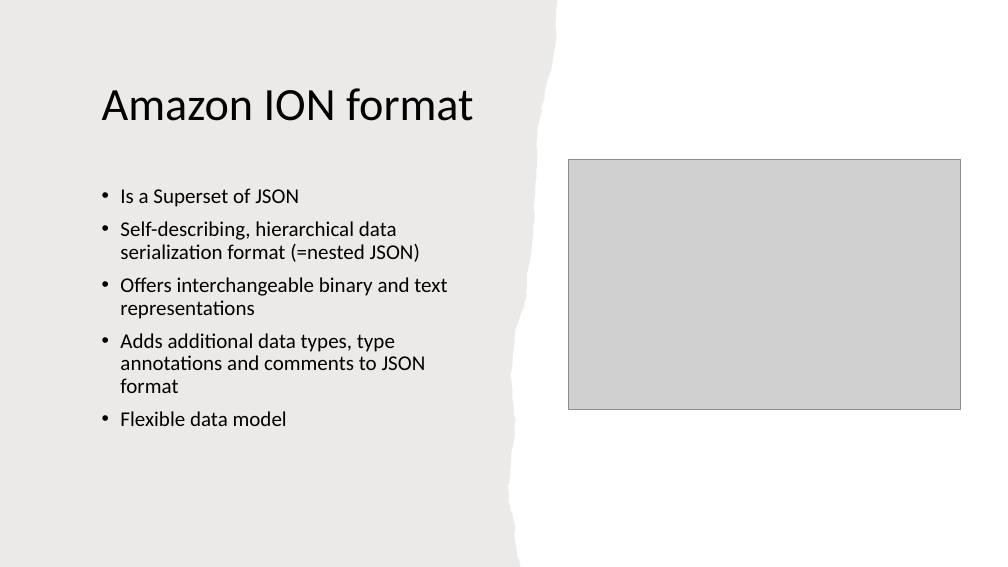
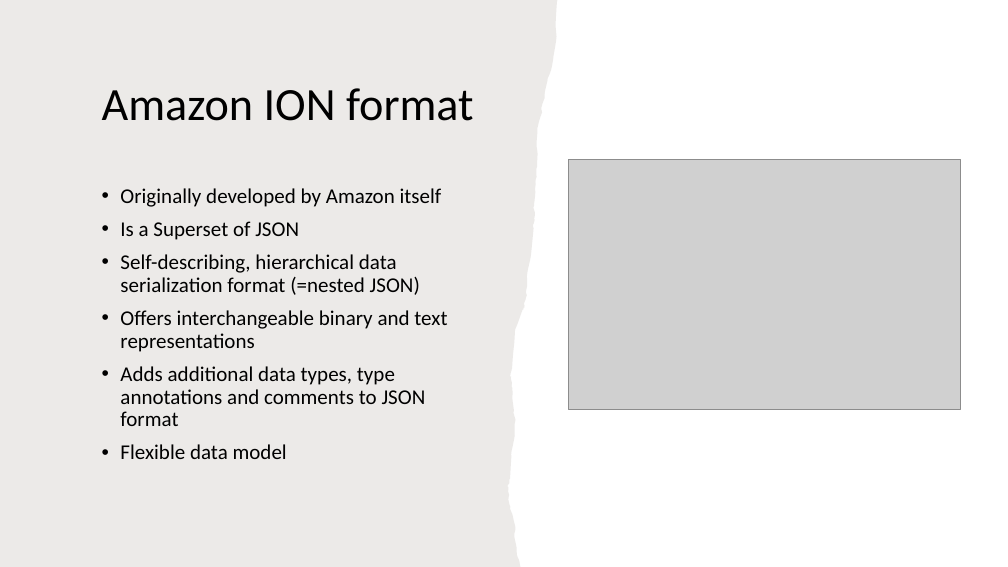
Before and after one commit to IlyaChakun/aws-iba-courses, a slide deck: slide 10 of lecture-materials/Databases/Amazon_QLDB/aws_qldb.pptx (slide 9 before the commit). Drawn at 1008x567 pixels with LibreOffice and Linux fonts; fonts in the diff are those of the drawing; grey boxes stand for pictures. Boxes give left, top, right and bottom in pixels: in the first picture for what was removed or moved away, otherwise in the second. Text is boxed around its words. In the diff, an @@ line names an element or a change of style, - is before the commit and + after.

```diff
--- a/lecture-materials/Databases/Amazon_QLDB/aws_qldb.pptx
+++ b/lecture-materials/Databases/Amazon_QLDB/aws_qldb.pptx
@@ text at box(120, 188, 442, 207): paragraph added @@
+• Originally developed by Amazon itself
```
Also in this commit, not shown: 3 other slides changed, 1 slide added, 14 other files.
